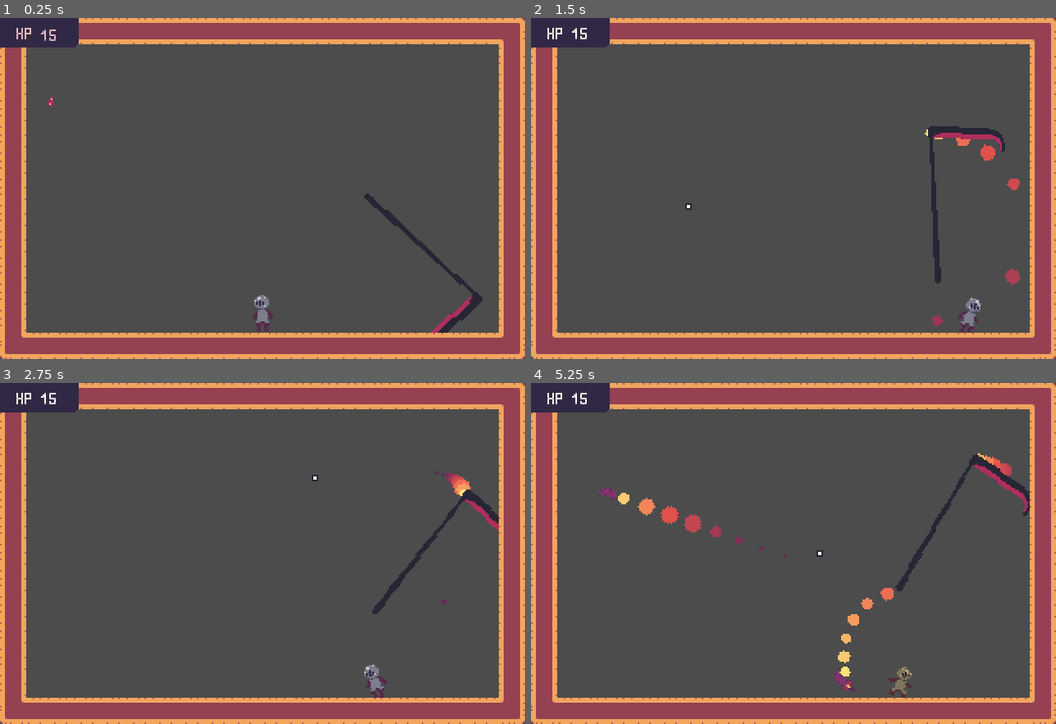
Above: before the commit, frames 1-4 (two rows, left to right).
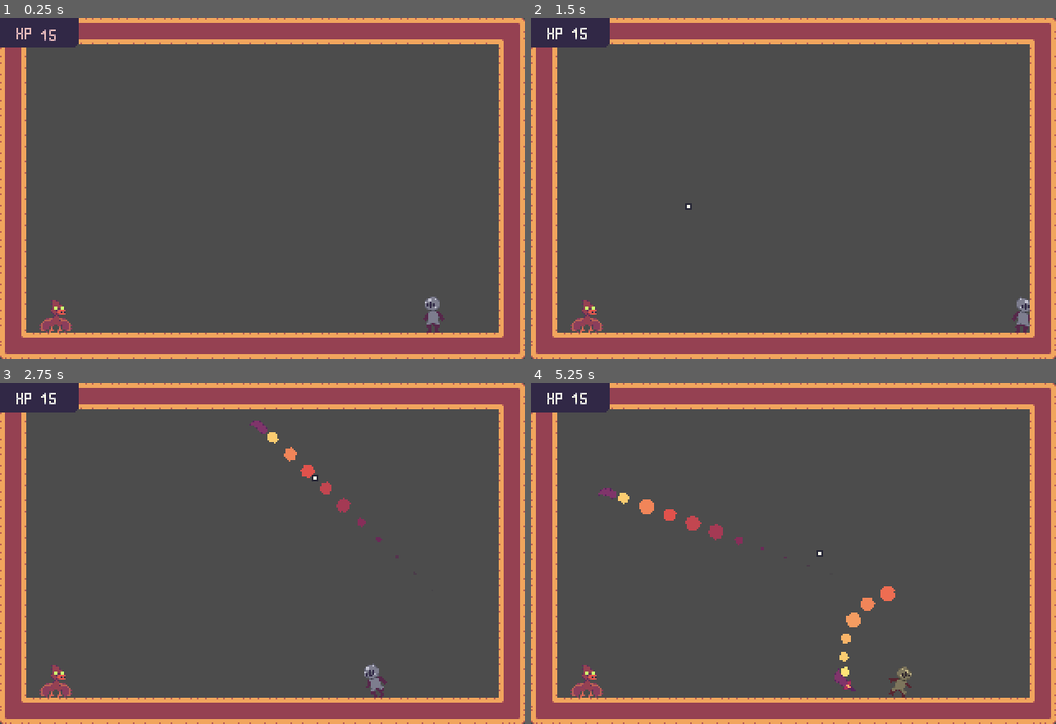
Above: after the commit, the same moments.

Repository: LordOfCheese1/DeathByDeath
Game: Godot game, scene res://Scenes/Testing.tscn
The game is run twice, just before and just after one commit, with the same random seed, the same clock (stepped at 60 frames per second) and the same inputs.
Inputs (mouse positions are in pixels of both pictures, inside the frame that each line leads up to):
- Up to frame 1 (0.25 s): no input
- Up to frame 2 (1.5 s): tap Enter (confirm) at 0.5, 1.35 s; move the mouse to (909, 171) at 0.52 s; hold Right (ui_right) from 0.53 s (still down); click (909, 171) at 0.6 s; tap Z (jump) at 0.77, 1.07 s; move the mouse to (688, 205) at 1.27 s
- Up to frame 3 (2.75 s): tap Z (jump) at 1.52, 1.82 s; move the mouse to (315, 478) at 2.02 s; release Right (ui_right) at 2.03 s; hold Left (ui_left) from 2.03 s (still down); right-click (315, 478) at 2.1 s
- Up to frame 4 (5.25 s): move the mouse to (767, 621) at 2.77 s; release Left (ui_left) at 2.78 s; hold Right (ui_right) 2.78-4.28 s; click (767, 621) at 2.85 s; tap Z (jump) at 3.02, 3.32, 3.77, 4.07, 4.52, 4.82 s; move the mouse to (951, 604) at 3.52 s; tap Enter (confirm) at 3.6 s; move the mouse to (636, 502) at 4.27 s; hold Left (ui_left) 4.28-5.03 s; right-click (636, 502) at 4.35 s; move the mouse to (819, 553) at 5.02 s; hold Right (ui_right) from 5.03 s (still down); click (819, 553) at 5.1 s

The runs differ from the first frame. In frame 1, 1.6% of the frame differs, in the area x 7-92%, y 22-93%; in frame 2, 2.0%, in the area x 7-95%, y 31-93%; in frame 3, 1.7%; in frame 4, 1.6%.

Commit message:
Bird enemy

Diff:
--- /dev/null
+++ b/Prefabs/Entities/Stultuvem/Stultuvem.gd
@@ -0,0 +1,35 @@
+extends KinematicBody2D
+
+
+var spotted_player = false
+var velocity = Vector2()
+var gravity = 400
+
+
+func _ready():
+	pass
+
+
+func _physics_process(delta):
+
+	move_and_slide(velocity)
+	velocity.y += gravity * delta
+
+	if EnemyFunctions.distance(Values.player.position, position).x < 128 && EnemyFunctions.distance(Values.player.position, position).y < 128 && !spotted_player:
+		spotted_player = true
+
+	if spotted_player:
+		if velocity.y > 60 && EnemyFunctions.distance(Values.player.position, position).y < 128:
+			flap()
+			velocity.x += (Values.player.position.x - position.x) / 6
+			$Visuals.rotation_degrees = velocity.x / 4
+
+			if Values.player.position.x - position.x > 0:
+				$Visuals.scale.x = 1
+			else:
+				$Visuals.scale.x = -1
+
+
+func flap():
+	$AnimationPlayer.play("Flap")
+	velocity.y = -100
--- /dev/null
+++ b/Prefabs/Entities/Stultuvem/Stultuvem.tscn
@@ -0,0 +1,154 @@
+[gd_scene load_steps=13 format=2]
+
+[ext_resource path="res://Textures/Entities/Stultuvem/Body.png" type="Texture" id=1]
+[ext_resource path="res://Textures/Entities/Stultuvem/Head.png" type="Texture" id=2]
+[ext_resource path="res://Textures/Entities/Stultuvem/WingR.png" type="Texture" id=3]
+[ext_resource path="res://Textures/Entities/Stultuvem/WingL.png" type="Texture" id=4]
+[ext_resource path="res://Prefabs/Entities/Stultuvem/Stultuvem.gd" type="Script" id=5]
+[ext_resource path="res://Components/Collision/Hitbox/Hitbox.tscn" type="PackedScene" id=6]
+[ext_resource path="res://Components/Managers/HealthManager/HealthManager.tscn" type="PackedScene" id=7]
+
+[sub_resource type="Animation" id=1]
+resource_name = "Flap"
+length = 0.3
+tracks/0/type = "value"
+tracks/0/path = NodePath("Visuals/Body/WingL:rotation_degrees")
+tracks/0/interp = 1
+tracks/0/loop_wrap = true
+tracks/0/imported = false
+tracks/0/enabled = true
+tracks/0/keys = {
+"times": PoolRealArray( 0, 0.2, 0.3 ),
+"transitions": PoolRealArray( 0.4, 1, 1 ),
+"update": 0,
+"values": [ -40.0, 10.0, 0.0 ]
+}
+tracks/1/type = "value"
+tracks/1/path = NodePath("Visuals/Body/WingR:rotation_degrees")
+tracks/1/interp = 1
+tracks/1/loop_wrap = true
+tracks/1/imported = false
+tracks/1/enabled = true
+tracks/1/keys = {
+"times": PoolRealArray( 0, 0.2, 0.3 ),
+"transitions": PoolRealArray( 0.4, 1, 1 ),
+"update": 0,
+"values": [ 40.0, -10.0, 0.0 ]
+}
+tracks/2/type = "value"
+tracks/2/path = NodePath("Visuals/Body/Head:position")
+tracks/2/interp = 1
+tracks/2/loop_wrap = true
+tracks/2/imported = false
+tracks/2/enabled = true
+tracks/2/keys = {
+"times": PoolRealArray( 0, 0.2 ),
+"transitions": PoolRealArray( 0.4, 1 ),
+"update": 0,
+"values": [ Vector2( 0, 2 ), Vector2( 0, 0 ) ]
+}
+tracks/3/type = "value"
+tracks/3/path = NodePath("Visuals/Body/Head:rotation_degrees")
+tracks/3/interp = 1
+tracks/3/loop_wrap = true
+tracks/3/imported = false
+tracks/3/enabled = true
+tracks/3/keys = {
+"times": PoolRealArray( 0, 0.2 ),
+"transitions": PoolRealArray( 0.3, 1 ),
+"update": 0,
+"values": [ 20.0, 0.0 ]
+}
+
+[sub_resource type="Animation" id=3]
+resource_name = "Idle"
+
+[sub_resource type="Animation" id=2]
+length = 0.001
+tracks/0/type = "value"
+tracks/0/path = NodePath("Visuals/Body/WingL:rotation_degrees")
+tracks/0/interp = 1
+tracks/0/loop_wrap = true
+tracks/0/imported = false
+tracks/0/enabled = true
+tracks/0/keys = {
+"times": PoolRealArray( 0 ),
+"transitions": PoolRealArray( 1 ),
+"update": 0,
+"values": [ -50.0 ]
+}
+tracks/1/type = "value"
+tracks/1/path = NodePath("Visuals/Body/WingR:rotation_degrees")
+tracks/1/interp = 1
+tracks/1/loop_wrap = true
+tracks/1/imported = false
+tracks/1/enabled = true
+tracks/1/keys = {
+"times": PoolRealArray( 0 ),
+"transitions": PoolRealArray( 1 ),
+"update": 0,
+"values": [ 50.0 ]
+}
+tracks/2/type = "value"
+tracks/2/path = NodePath("Visuals/Body/Head:rotation_degrees")
+tracks/2/interp = 1
+tracks/2/loop_wrap = true
+tracks/2/imported = false
+tracks/2/enabled = true
+tracks/2/keys = {
+"times": PoolRealArray( 0 ),
+"transitions": PoolRealArray( 1 ),
+"update": 0,
+"values": [ 0.0 ]
+}
+
+[sub_resource type="CapsuleShape2D" id=4]
+radius = 4.0
+height = 10.0
+
+[sub_resource type="CircleShape2D" id=5]
+
+[node name="Stultuvem" type="KinematicBody2D"]
+script = ExtResource( 5 )
+
+[node name="Visuals" type="Node2D" parent="."]
+
+[node name="Body" type="Sprite" parent="Visuals"]
+texture = ExtResource( 1 )
+offset = Vector2( -1, 6 )
+
+[node name="Head" type="Sprite" parent="Visuals/Body"]
+texture = ExtResource( 2 )
+offset = Vector2( 0, -4 )
+
+[node name="WingL" type="Sprite" parent="Visuals/Body"]
+position = Vector2( -3, 2 )
+rotation = -0.872665
+texture = ExtResource( 4 )
+offset = Vector2( -5, -1 )
+
+[node name="WingR" type="Sprite" parent="Visuals/Body"]
+position = Vector2( 1, 2 )
+rotation = 0.872665
+z_index = -1
+texture = ExtResource( 3 )
+offset = Vector2( 5, -1 )
+
+[node name="AnimationPlayer" type="AnimationPlayer" parent="."]
+anims/Flap = SubResource( 1 )
+anims/Idle = SubResource( 3 )
+anims/RESET = SubResource( 2 )
+
+[node name="CollisionShape2D" type="CollisionShape2D" parent="."]
+position = Vector2( 0, 2 )
+shape = SubResource( 4 )
+
+[node name="Hitbox" parent="." instance=ExtResource( 6 )]
+health_manager = NodePath("../HealthManager")
+
+[node name="CollisionShape2D" type="CollisionShape2D" parent="Hitbox"]
+position = Vector2( 0, 1 )
+shape = SubResource( 5 )
+
+[node name="HealthManager" parent="." instance=ExtResource( 7 )]
+max_health = 4
--- a/Scenes/Level-1_Spider.tscn
+++ b/Scenes/Level-1_Spider.tscn
@@ -100,7 +100,7 @@
 position = Vector2( 639, 592 )
 player_pos = Vector2( 8, 164 )
 scene = "res://Scenes/Level-2_Graveyard.tscn"
-switch_track_to = "res://Audio/Music/Lacrimosa.mp3"
+switch_track_to = "res://Audio/Music/Introitus.mp3"
 
 [node name="CollisionShape2D" type="CollisionShape2D" parent="Environment/TransitionManager2"]
 shape = SubResource( 1 )
--- a/Scenes/Testing.tscn
+++ b/Scenes/Testing.tscn
@@ -1,28 +1,24 @@
-[gd_scene load_steps=6 format=2]
+[gd_scene load_steps=5 format=2]
 
 [ext_resource path="res://Prefabs/Environment/MainTilemap.tscn" type="PackedScene" id=1]
 [ext_resource path="res://Prefabs/Player/Player.tscn" type="PackedScene" id=2]
 [ext_resource path="res://Components/User Interface/Cursor/Cursor.tscn" type="PackedScene" id=3]
-[ext_resource path="res://Prefabs/Entities/Morscyt/Morscyt.tscn" type="PackedScene" id=4]
-[ext_resource path="res://Prefabs/Projectiles/Blood/Blood.tscn" type="PackedScene" id=5]
+[ext_resource path="res://Prefabs/Entities/Stultuvem/Stultuvem.tscn" type="PackedScene" id=4]
 
 [node name="Testing" type="Node2D"]
 
 [node name="Player" parent="." instance=ExtResource( 2 )]
-position = Vector2( 160, 159 )
+position = Vector2( 264, 172 )
 canvaslayer = NodePath("../CanvasLayer")
 
 [node name="Cursor" parent="." instance=ExtResource( 3 )]
-
-[node name="Morscyt" parent="." instance=ExtResource( 4 )]
-position = Vector2( 250, 133 )
 
 [node name="Environment" type="Node2D" parent="."]
 
 [node name="TileMap" parent="Environment" instance=ExtResource( 1 )]
 tile_data = PoolIntArray( 0, 1, 4, 1, 1, 196609, 2, 1, 196609, 3, 1, 196609, 4, 1, 196609, 5, 1, 196609, 6, 1, 196609,  …(961 unchanged characters)…
 
-[node name="Blood" parent="." instance=ExtResource( 5 )]
-position = Vector2( 31, 33 )
+[node name="CanvasLayer" type="CanvasLayer" parent="."]
 
-[node name="CanvasLayer" type="CanvasLayer" parent="."]
+[node name="Stultuvem" parent="." instance=ExtResource( 4 )]
+position = Vector2( 35, 181 )
Binary file added: Textures/Entities/Stultuvem/Body.png
Not shown, added: Textures/Entities/Stultuvem/Body.png.import
Binary file changed: Textures/Entities/Stultuvem/Head.png
Not shown, changed: Audio/Music/Lacrimosa.mp3
